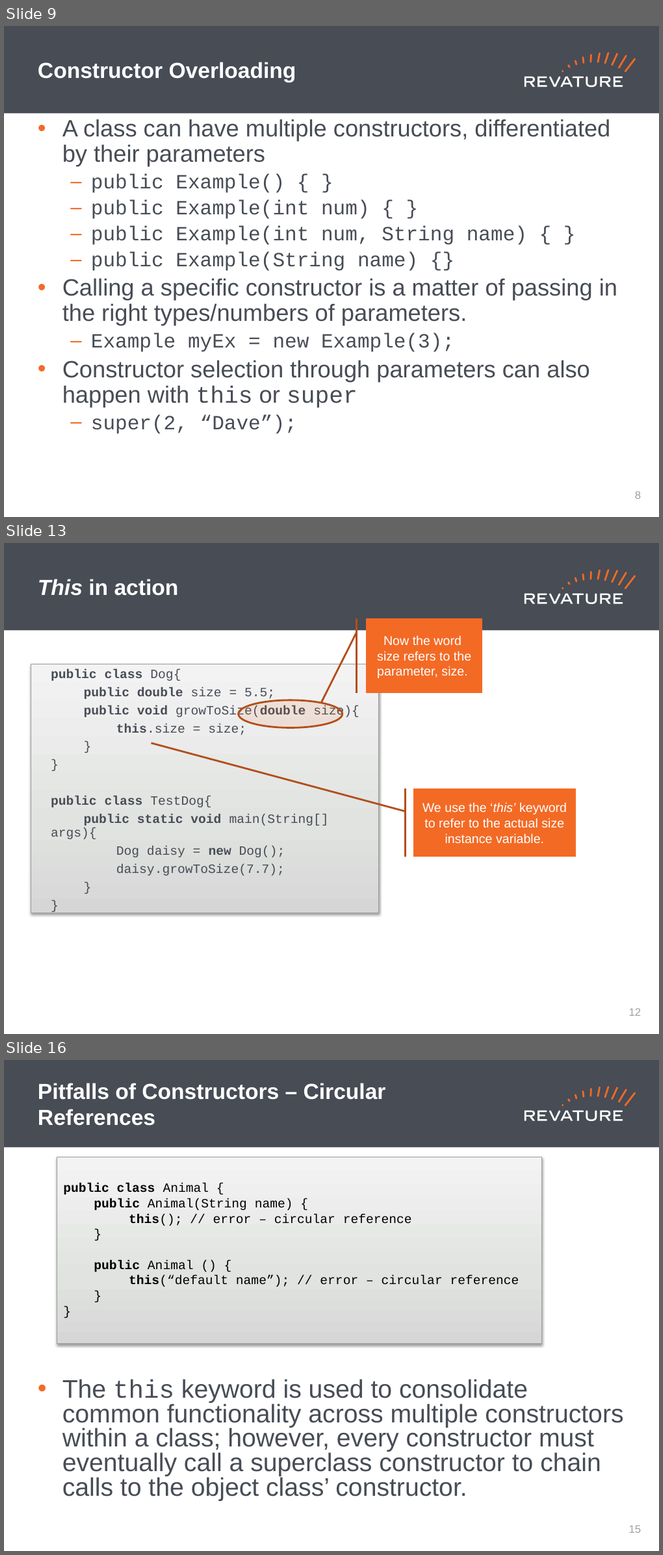
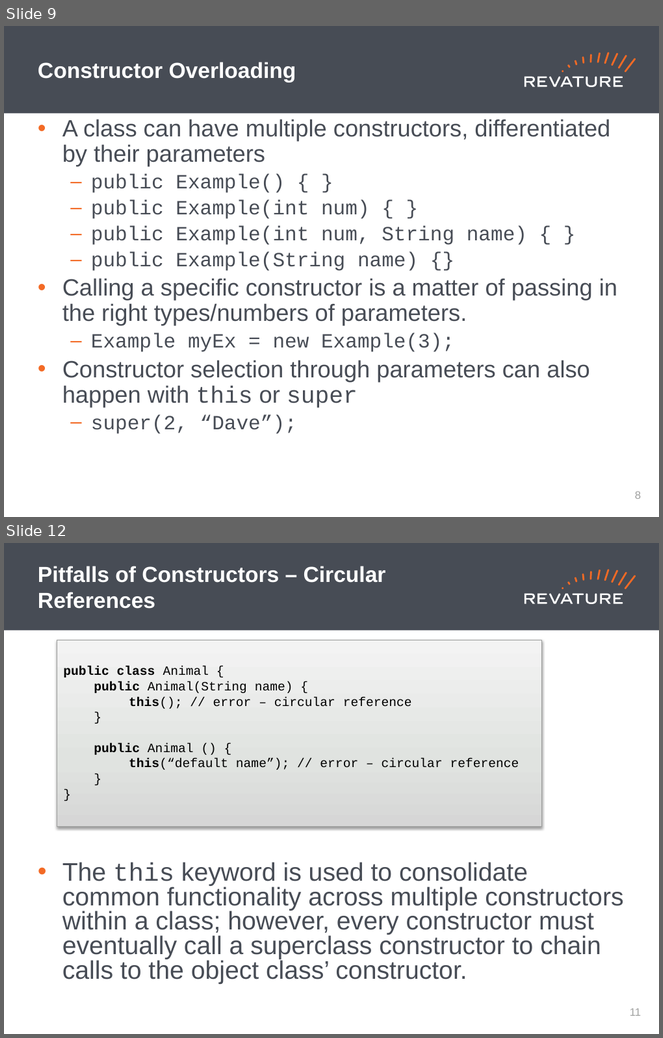
Before and after one commit to jhigherevature/210517JMSA, a slide deck: powerpoints/Day_7.pptx. Shown one above the other, each under a label of ours: slides 9, 13 and 16 before the commit, slides 9 and 12 after it; the slides between them are not shown. The pictures are 663x1555 and 663x1038 pixels, drawn with LibreOffice and Linux fonts; fonts in the diff are those of the drawing. Boxes give left, top, right and bottom in pixels: in the first picture for what was removed or moved away, otherwise in the second. Text is boxed around its words. In the diff, an @@ line names an element or a change of style, - is before the commit and + after.

```diff
--- a/powerpoints/Day_7.pptx
+++ b/powerpoints/Day_7.pptx
@@ slide 13 removed at (4,543,659,1034), background #FFFFFF; not listed: 19 template elements that a slide beside it also shows @@
@@ title removed at (38,579,179,596) @@
-This in action
@@ accent callout removed at (366,619,483,693) @@
-Now the word size refers to the parameter, size.
@@ rectangle removed at (31,664,379,913) @@
-  public class Dog{
-  public double size = 5.5;
-  public void growToSize(double size){
-  this.size = size;
-  }
-  }
-  public class TestDog{
-  public static void main(String[] args){
-  Dog daisy = new Dog();
-  daisy.growToSize(7.7);
-  }
-  }
@@ ellipse removed at (239,700,343,728) @@
@@ accent callout removed at (414,789,575,857) @@
-We use the ‘this’ keyword to refer to the actual size instance variable.
@@ page number removed at (629,1008,642,1016) @@
-12
@@ what was slide 16 is now slide 12 @@
@@ page number at (630,1008,641,1016): text changed @@
-15
+11
```
Also in this commit, not shown: 2 slides changed, 3 other slides removed.
